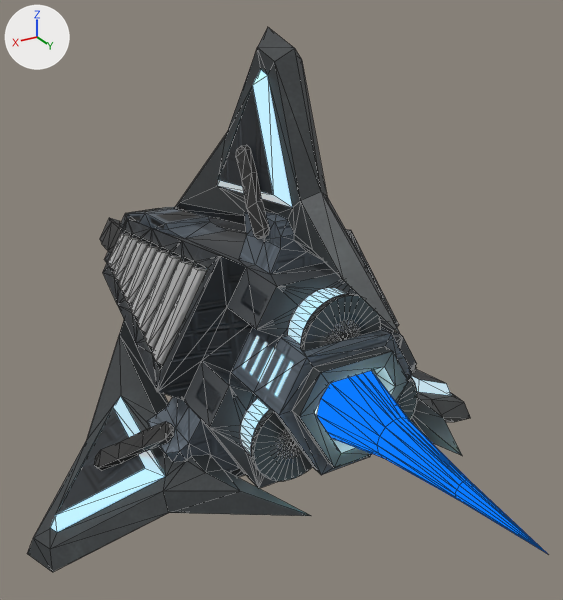
Renders of the glTF model gfx/ship3d/Taciturnity/taciturnity.gltf from each side of a commit.
Both versions are drawn from a camera (50 mm lens) standing at (4.3, 8.07, 4.26) and looking at (-0.13, 0.69, 0.57). Every picture has the same lights, and +X, +Y and +Z are marked at upper left. Mesh edges are drawn as thin lines. Where no turn or scale is listed for an object, it has been applied to the vertices. Vertices at the same position are counted once.

Objects in the first picture: 'base_glow', 'glow'.
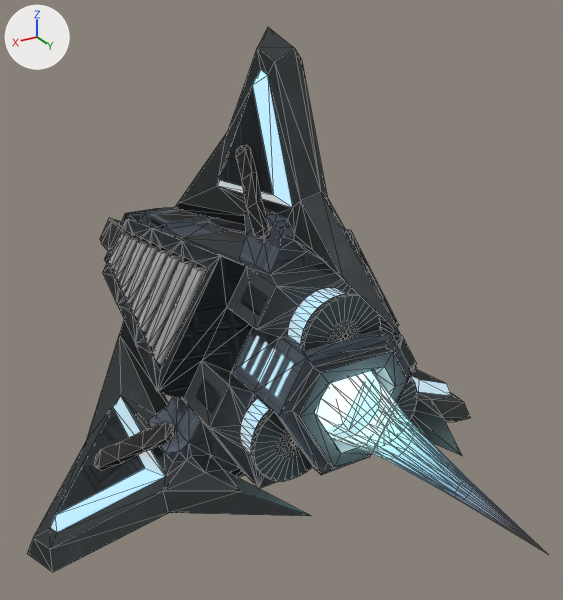
Changed parts and their boxes (x1, y1, x2, y2) in the pictures (563 x 600 px):
'base_glow', surface changed (grey to black): (27, 28, 471, 572) in both
'glow', recoloured, surface changed (blue to white): (317, 371, 548, 554) in both

Diff of the bpy script that builds the scene:
```diff
--- a/gfx/ship3d/Taciturnity/taciturnity.gltf.py
+++ b/gfx/ship3d/Taciturnity/taciturnity.gltf.py
@@ img_gradient_pale @@
+img_gradient_pale = load_image('gradient_pale', 'gradient_pale.png', 256, 256, 'sRGB')
@@ mat_base_glow @@
 n0 = _N.new('ShaderNodeBsdfPrincipled'); n0.name = 'Principled BSDF'
-n0.inputs[1].default_value = 0.2  # 'Metallic'
+n0.inputs[1].default_value = 0.7  # 'Metallic'
 n0.inputs[28].default_value = 1.0  # 'Emission Strength'
+n0.inputs[2].default_value = 0.7  # 'Roughness'
 n1 = _N.new('ShaderNodeOutputMaterial'); n1.name = 'Material Output'
@@ mat_engine_glow_thurion_solid @@
+mat_engine_glow_thurion_solid = bpy.data.materials.new('engine_glow_thurion_solid')
+# uses the picture img_gradient_pale
@@ me_glow @@
 me_glow.from_pydata(...)  # 49 vertices, 80 faces; spans x -0.42..0.42, y 2.31..4.98, z -0.41..0.41
 # used by ob_glow; location = (0.0, 0.0, 0.0)
-me_glow.materials.append(mat_glow_standard)  # black #000000
+# me_glow part 1: texture (UV) coordinates changed
+me_glow.materials.append(mat_engine_glow_thurion_solid)
```
